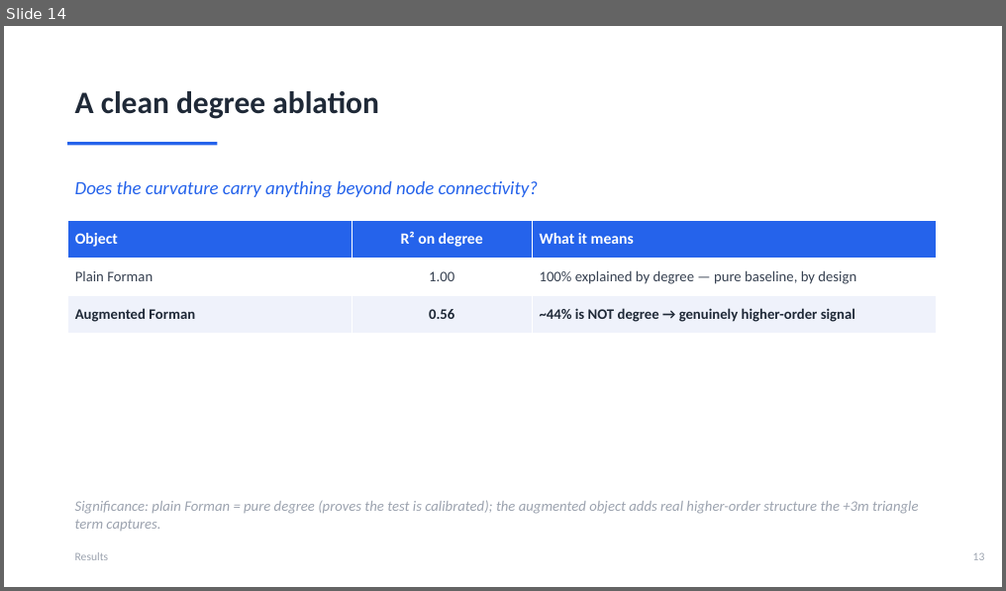
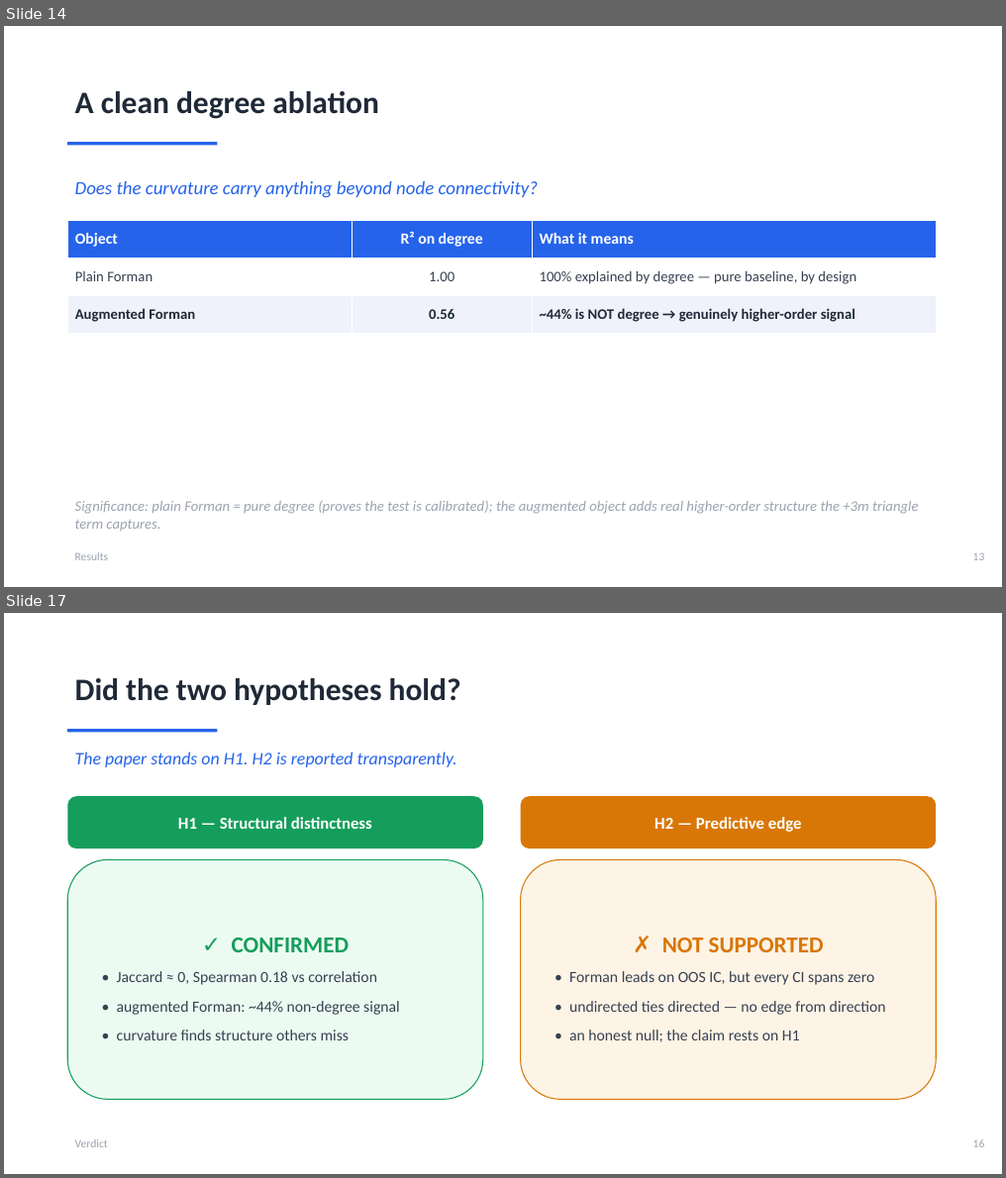
Before and after one commit to ivan-sit/Curvature-Lead-Lag-Model, a slide deck: slides/Ricci_Curvature_LeadLag.pptx. Shown one above the other, each under a label of ours: slide 14 before the commit, slides 14 and 17 after it; the slides between them are not shown. The pictures are 1006x591 and 1006x1178 pixels, drawn with LibreOffice and Linux fonts; fonts in the diff are those of the drawing. Boxes give left, top, right and bottom in pixels: in the first picture for what was removed or moved away, otherwise in the second. Text is boxed around its words. In the diff, an @@ line names an element or a change of style, - is before the commit and + after.

```diff
--- a/slides/Ricci_Curvature_LeadLag.pptx
+++ b/slides/Ricci_Curvature_LeadLag.pptx
@@ slide 17 added at box(4, 613, 1002, 1174), background #FFFFFF @@
@@ text added at box(75, 678, 461, 705), 30 pt, text #1F2937, bold @@
+Did the two hypotheses hold?
@@ rectangle added at box(67, 729, 218, 732), fill #2563EB @@
@@ text added at box(75, 752, 457, 767), 17 pt, text #2563EB, italic @@
+The paper stands on H1. H2 is reported transparently.
@@ rounded rectangle added at box(67, 796, 483, 849), fill #159E5B, 16 pt, text #FFFFFF, bold @@
+H1 — Structural distinctness
@@ rounded rectangle added at box(521, 796, 936, 849), fill #D97706, 16 pt, text #FFFFFF, bold @@
+H2 — Predictive edge
@@ rounded rectangle added at box(67, 861, 483, 1100), fill #ECFBF2, outline #159E5B 1 pt, 15 pt, text #374151 @@
+✓ CONFIRMED
+• Jaccard ≈ 0, Spearman 0.18 vs correlation
+• augmented Forman: ~44% non-degree signal
+• curvature finds structure others miss
@@ rounded rectangle added at box(521, 861, 936, 1100), fill #FDF4E6, outline #D97706 1 pt, 15 pt, text #374151 @@
+✗ NOT SUPPORTED
+• Forman leads on OOS IC, but every CI spans zero
+• undirected ties directed — no edge from direction
+• an honest null; the claim rests on H1
@@ text added at box(75, 1140, 108, 1148), 11 pt, text #9CA3AF @@
+Verdict
@@ text added at box(973, 1140, 985, 1148), 11 pt, text #9CA3AF @@
+16
```
Also in this commit, not shown: 3 slides changed, 2 other slides added, 2 slides removed, 1 other file.
